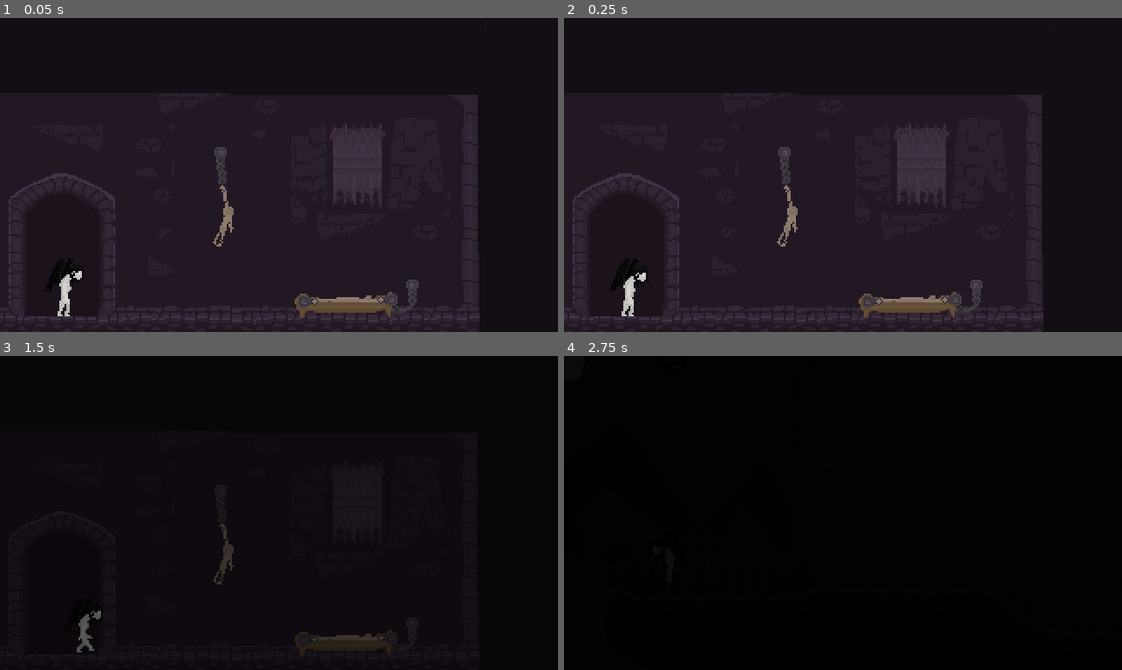
Above: before the commit, frames 1-4 (two rows, left to right).
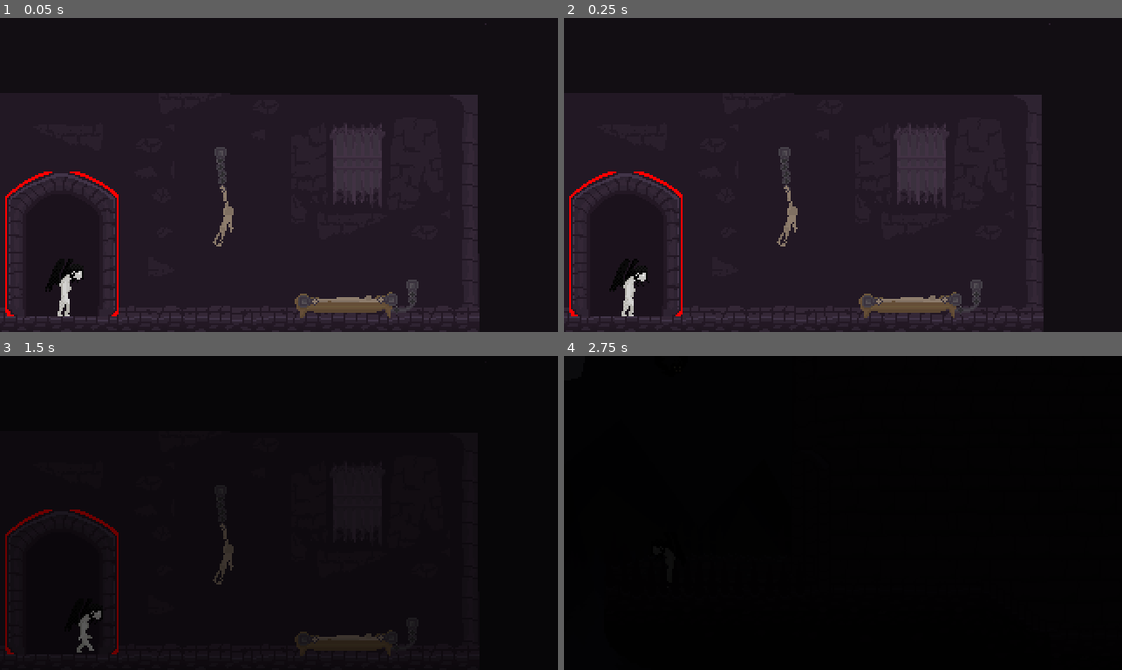
Above: after the commit, the same moments.

Repository: dylanschubart/godot-4-vampire-game
Game: Godot game, scene res://Scenes/Rooms/room_1.tscn
Two runs of this game, one before a commit and one after it. Both use one fixed random seed, a clock stepped at 60 frames per second and the inputs below. This scene is started directly instead of the project's main scene.
Inputs:
- Up to frame 1 (0.05 s): no input
- Up to frame 2 (0.25 s): no input
- Up to frame 3 (1.5 s): hold D (WalkRight) from 0.53 s (still down); tap E (Interact) at 0.6 s; tap Space (Jump) at 0.77 s; tap W (Aim_Up) at 1.35 s
- Up to frame 4 (2.75 s): tap Space (Jump) at 1.52 s; tap E (Interact) at 1.55, 2.3 s; release D (WalkRight) at 2.03 s; hold A (WalkLeft) from 2.03 s (still down); tap P (Attack) at 2.1 s

The runs differ from the first frame. In frame 1, 0.4% of the frame differs, in the area x 0-22%, y 48-95%; in frame 2, 0.4%; in frame 3, 0.4%; in frame 4, nothing differs.

Commit message:
Fixed shader for door Added dead + reload Added gain health on sacrifice Fixed sit up on level end

Diff:
--- a/SceneManager.gd
+++ b/SceneManager.gd
@@ -36,6 +36,17 @@
 		await get_node("AnimationPlayer").animation_finished
 		get_node("CanvasLayer/ColorRect").hide()
 
+
+func reloadCurrentScene():
+	var reloadScene = get_tree().root.get_child(get_tree().root.get_child_count() - 1).get_scene_file_path()
+	get_node("CanvasLayer/ColorRect").show()
+	get_node("AnimationPlayer").play("TransIn")
+	await get_node("AnimationPlayer").animation_finished
+	goto_scene(reloadScene)
+
+	get_node("AnimationPlayer").play("TransOut")
+	await get_node("AnimationPlayer").animation_finished
+	get_node("CanvasLayer/ColorRect").hide()
 
 # Called when the node enters the scene tree for the first time.
 func _ready():
--- a/Scenes/NPC & Enemies/enemy_patrol.gd
+++ b/Scenes/NPC & Enemies/enemy_patrol.gd
@@ -66,10 +66,6 @@
 		_sprite.set_frame(6)
 		self.position = _player.position
 
-
-
-
-
 func move():
 	if moving_left:
 		if detected: velocity.x = -movement_speed_nearby
@@ -106,15 +102,22 @@
 		z_index = 0
 		for area in _areaHit.get_overlapping_areas():
 			if area.is_in_group("Sacrifice_Area"):
-				get_parent().remove_child(self)
+				sacrifice()
 
 	return "enemy"
 
+func sacrifice():
+	_player.killedEnemy()
+	get_parent().remove_child(self)
 
 func _on_area_detection_area_entered(area):
 	if area.is_in_group("Player"):
 		detected = true;
 
+	if !carried:
+		if area.is_in_group("Sacrifice_Area"):
+			call_deferred("sacrifice")
+
 
 func _on_area_detection_area_exited(area):
 	if area.is_in_group("Player"):
--- a/Scenes/NPC & Enemies/enemy_patrol.tscn
+++ b/Scenes/NPC & Enemies/enemy_patrol.tscn
@@ -5,7 +5,7 @@
 [ext_resource type="Texture2D" uid="uid://duiwsnhwu8dwd" path="res://Assets/NPC/Enemies/Crawler-Death.png" id="2_jtq3h"]
 
 [sub_resource type="RectangleShape2D" id="RectangleShape2D_t0gyw"]
-size = Vector2(30, 29)
+size = Vector2(22, 29)
 
 [sub_resource type="Animation" id="Animation_wy37q"]
 resource_name = "Death"
@@ -95,7 +95,7 @@
 }
 
 [sub_resource type="RectangleShape2D" id="RectangleShape2D_whyub"]
-size = Vector2(30, 29)
+size = Vector2(22, 29)
 
 [sub_resource type="RectangleShape2D" id="RectangleShape2D_riwal"]
 size = Vector2(22.6, 10.4)
--- /dev/null
+++ b/Scenes/Objects/Outline.gdshader
@@ -0,0 +1,62 @@
+shader_type canvas_item;
+
+uniform vec4 color : source_color = vec4(1.0);
+uniform float width : hint_range(0, 10) = 1.0;
+uniform int pattern : hint_range(0, 2) = 0; // diamond, circle, square
+uniform bool inside = false;
+uniform bool add_margins = true; // only useful when inside is false
+
+void vertex() {
+	if (add_margins) {
+		VERTEX += (UV * 2.0 - 1.0) * width;
+	}
+}
+
+bool hasContraryNeighbour(vec2 uv, vec2 texture_pixel_size, sampler2D texture) {
+	for (float i = -ceil(width); i <= ceil(width); i++) {
+		float x = abs(i) > width ? width * sign(i) : i;
+		float offset;
+
+		if (pattern == 0) {
+			offset = width - abs(x);
+		} else if (pattern == 1) {
+			offset = floor(sqrt(pow(width + 0.5, 2) - x * x));
+		} else if (pattern == 2) {
+			offset = width;
+		}
+
+		for (float j = -ceil(offset); j <= ceil(offset); j++) {
+			float y = abs(j) > offset ? offset * sign(j) : j;
+			vec2 xy = uv + texture_pixel_size * vec2(x, y);
+
+			if ((xy != clamp(xy, vec2(0.0), vec2(1.0)) || texture(texture, xy).a == 0.0) == inside) {
+				return true;
+			}
+		}
+	}
+
+	return false;
+}
+
+void fragment() {
+	vec2 uv = UV;
+
+	if (add_margins) {
+		vec2 texture_pixel_size = vec2(1.0) / (vec2(1.0) / TEXTURE_PIXEL_SIZE + vec2(width * 2.0));
+
+		uv = (uv - texture_pixel_size * width) * TEXTURE_PIXEL_SIZE / texture_pixel_size;
+
+		if (uv != clamp(uv, vec2(0.0), vec2(1.0))) {
+			COLOR.a = 0.0;
+		} else {
+			COLOR = texture(TEXTURE, uv);
+		}
+	} else {
+		COLOR = texture(TEXTURE, uv);
+	}
+
+	if ((COLOR.a > 0.0) == inside && hasContraryNeighbour(uv, TEXTURE_PIXEL_SIZE, TEXTURE)) {
+		COLOR.rgb = inside ? mix(COLOR.rgb, color.rgb, color.a) : color.rgb;
+		COLOR.a += (1.0 - COLOR.a) * color.a;
+	}
+}
--- a/Scenes/Objects/door.gd
+++ b/Scenes/Objects/door.gd
@@ -4,6 +4,7 @@
 
 #Setup the animation body
 @onready var _animation_player = $"../DoorTexture/AnimationPlayer"
+@onready var _door = $"../DoorTexture"
 @onready var _collision = $"CollisionShape2D"
 
 # Called every frame. 'delta' is the elapsed time since the previous frame.
@@ -19,3 +20,12 @@
 
 func _on_daddy_reached_path_end():
 	_animation_player.play('Open')
+
+
+func _on_area_entered(area):
+	if area.is_in_group("Player"):
+		_door.material.set("shader_param/width", 2.5)
+
+func _on_area_exited(area):
+	if area.is_in_group("Player"):
+		_door.material.set("shader_param/width", 0)
--- a/Scenes/Objects/door.tscn
+++ b/Scenes/Objects/door.tscn
@@ -1,10 +1,20 @@
-[gd_scene load_steps=7 format=3 uid="uid://b5mrbp81j7btc"]
+[gd_scene load_steps=9 format=3 uid="uid://b5mrbp81j7btc"]
 
 [ext_resource type="Texture2D" uid="uid://dpy1o2ja228h4" path="res://Assets/Environment/dungeon/Door.png" id="1_54onv"]
 [ext_resource type="Script" path="res://Scenes/Objects/door.gd" id="1_xo5nh"]
+[ext_resource type="Shader" path="res://Scenes/Objects/Outline.gdshader" id="3_nop07"]
 
 [sub_resource type="RectangleShape2D" id="RectangleShape2D_873dw"]
 size = Vector2(52, 71)
+
+[sub_resource type="ShaderMaterial" id="ShaderMaterial_enb7f"]
+resource_local_to_scene = true
+shader = ExtResource("3_nop07")
+shader_parameter/color = Color(1, 0, 0, 1)
+shader_parameter/width = 0.0
+shader_parameter/pattern = 0
+shader_parameter/inside = false
+shader_parameter/add_margins = false
 
 [sub_resource type="Animation" id="Animation_hvok1"]
 resource_name = "Open"
@@ -78,6 +88,7 @@
 
 [node name="DoorTexture" type="Sprite2D" parent="."]
 z_index = -1
+material = SubResource("ShaderMaterial_enb7f")
 position = Vector2(0, -41.25)
 scale = Vector2(1, 0.993976)
 texture = ExtResource("1_54onv")
@@ -90,4 +101,6 @@
 "": SubResource("AnimationLibrary_6eotu")
 }
 
+[connection signal="area_entered" from="InteractableZone" to="InteractableZone" method="_on_area_entered"]
+[connection signal="area_exited" from="InteractableZone" to="InteractableZone" method="_on_area_exited"]
 [connection signal="animation_finished" from="DoorTexture/AnimationPlayer" to="InteractableZone" method="_on_animation_player_animation_finished"]
--- a/Scenes/Player.gd
+++ b/Scenes/Player.gd
@@ -43,6 +43,7 @@
 var levelEnding = false
 var returning = false
 var levelEnter = false
+var dead = false
 
 func _ready():
 	get_node("Camera2D").make_current()
@@ -50,12 +51,16 @@
 
 func _physics_process(delta):
 	#changing levels > play sit animation & nothing else
-	if sceneChange:
+	if sceneChange or dead:
 		if levelEnding:
 			_animation_player.play("Grab_Chalice_Idle")
 		return
 
 	if returning:
+		if _animation_player.current_animation != "Sit":
+			_animation_player.set_current_animation("Sit")
+			_animation_player.seek(_animation_player.get_current_animation_length(), true)
+		await SceneManager.get_node("AnimationPlayer").animation_finished
 		_animation_player.play_backwards("Sit")
 		return
 
@@ -181,6 +186,9 @@
 			readyForAttack = false
 			_attackCooldown.start()
 
+func killedEnemy():
+	health += 1
+	emit_signal("health_changed", health)
 
 #AnimationPlayer Signal, if an animation finishes it sends a signal to this linked connection and we can check if specific animations have ended
 func _on_animation_player_animation_finished(anim_name):
@@ -237,6 +245,11 @@
 		if area.is_in_group('Hazards') or area.is_in_group('Enemy_Damage'):
 			health -= 1
 			emit_signal("health_changed", health)
+			if health == 0:
+				dead = true
+				_animation_player.play("Death")
+				SceneManager.reloadCurrentScene()
+				return
 			_invincibilityTimer.start()
 			hit = true
 			knockback()
--- a/world.tscn
+++ b/world.tscn
@@ -1,10 +1,11 @@
-[gd_scene load_steps=17 format=3 uid="uid://cotvapss3xvi"]
+[gd_scene load_steps=19 format=3 uid="uid://cotvapss3xvi"]
 
 [ext_resource type="Texture2D" uid="uid://oho6uwwsw2a4" path="res://Assets/Environment/dungeon/Hub_Background.png" id="1_o0e5a"]
 [ext_resource type="PackedScene" uid="uid://dmno3a63ki8kl" path="res://Scenes/Player.tscn" id="1_oavew"]
 [ext_resource type="Texture2D" uid="uid://gk6xgs6ybjst" path="res://Assets/Environment/dungeon/Hub_Foreground.png" id="2_btgch"]
 [ext_resource type="Texture2D" uid="uid://maa28ki6ngm7" path="res://Assets/Environment/dungeon/DoorRightForeground.png" id="3_ipaq6"]
 [ext_resource type="PackedScene" uid="uid://b5mrbp81j7btc" path="res://Scenes/Objects/door.tscn" id="3_pwwuf"]
+[ext_resource type="Shader" path="res://Scenes/Objects/Outline.gdshader" id="5_0f8i4"]
 [ext_resource type="PackedScene" uid="uid://bo7rlfhfey3gv" path="res://Scenes/NPC & Enemies/Daddy.tscn" id="6_cke6f"]
 [ext_resource type="Script" path="res://Scenes/NPC & Enemies/Daddy.gd" id="7_wj5h4"]
 [ext_resource type="Texture2D" uid="uid://cw3x3xn1gqvsn" path="res://Assets/Environment/dungeon/Pillar.png" id="8_kse4c"]
@@ -19,6 +20,15 @@
 
 [sub_resource type="RectangleShape2D" id="RectangleShape2D_gseom"]
 size = Vector2(20, 234)
+
+[sub_resource type="ShaderMaterial" id="ShaderMaterial_7whfh"]
+resource_local_to_scene = true
+shader = ExtResource("5_0f8i4")
+shader_parameter/color = Color(1, 0, 0, 1)
+shader_parameter/width = 0.0
+shader_parameter/pattern = 0
+shader_parameter/inside = false
+shader_parameter/add_margins = false
 
 [sub_resource type="Curve2D" id="Curve2D_00nt3"]
 _data = {
@@ -89,6 +99,7 @@
 position = Vector2(164, -27)
 
 [node name="DoorTexture" parent="Door" index="1"]
+material = SubResource("ShaderMaterial_7whfh")
 frame = 0
 
 [node name="Player" parent="." instance=ExtResource("1_oavew")]
